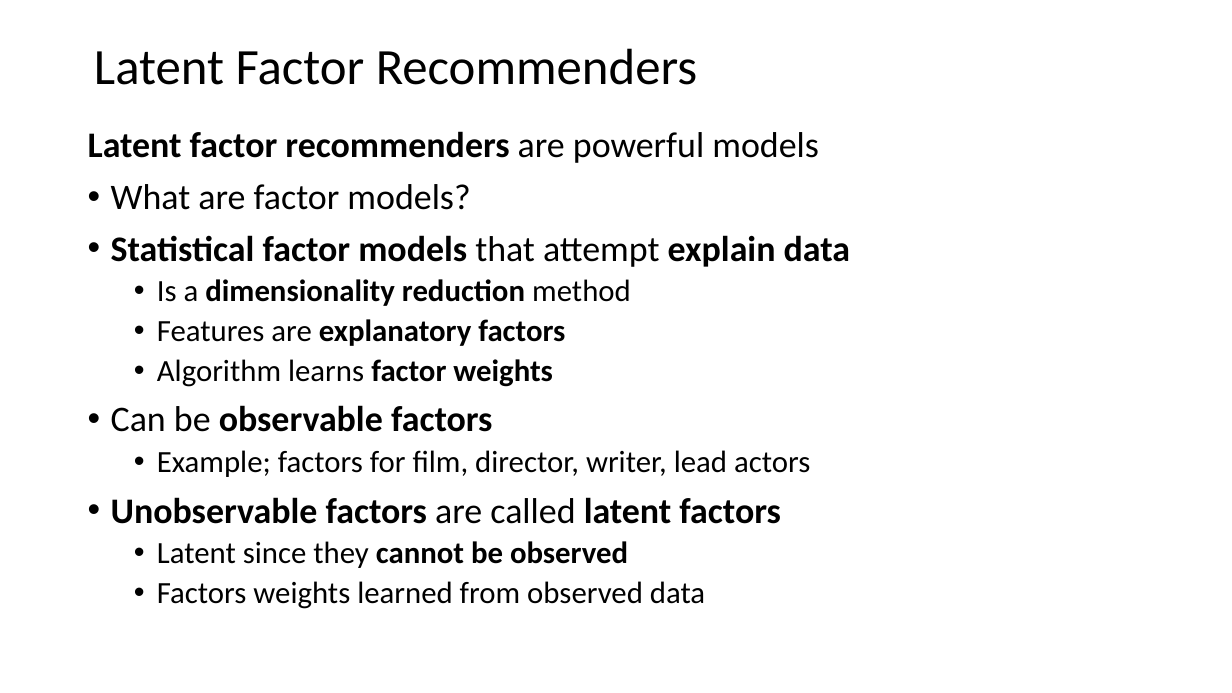
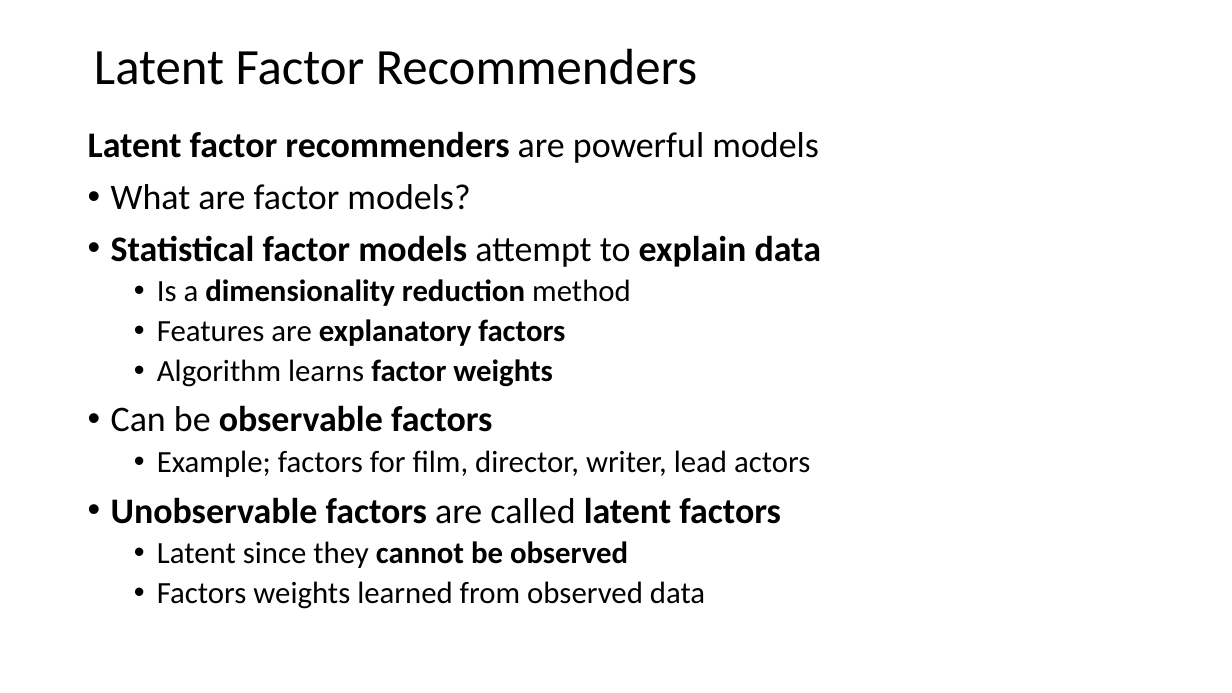
Before and after one commit to StephenElston/CSCI-E-108, a slide deck: slide 43 of slides/7_RecommenderSystems.pptx. Drawn at 1232x693 pixels with LibreOffice and Linux fonts; fonts in the diff are those of the drawing. Boxes give left, top, right and bottom in pixels: in the first picture for what was removed or moved away, otherwise in the second. Text is boxed around its words. In the diff, an @@ line names an element or a change of style, - is before the commit and + after.

```diff
--- a/slides/7_RecommenderSystems.pptx
+++ b/slides/7_RecommenderSystems.pptx
@@ text at (111,235,821,267): text changed @@
-• Statistical factor models that attempt explain data
+• Statistical factor models attempt to explain data
```
Also in this commit, not shown: 3 other slides changed.
